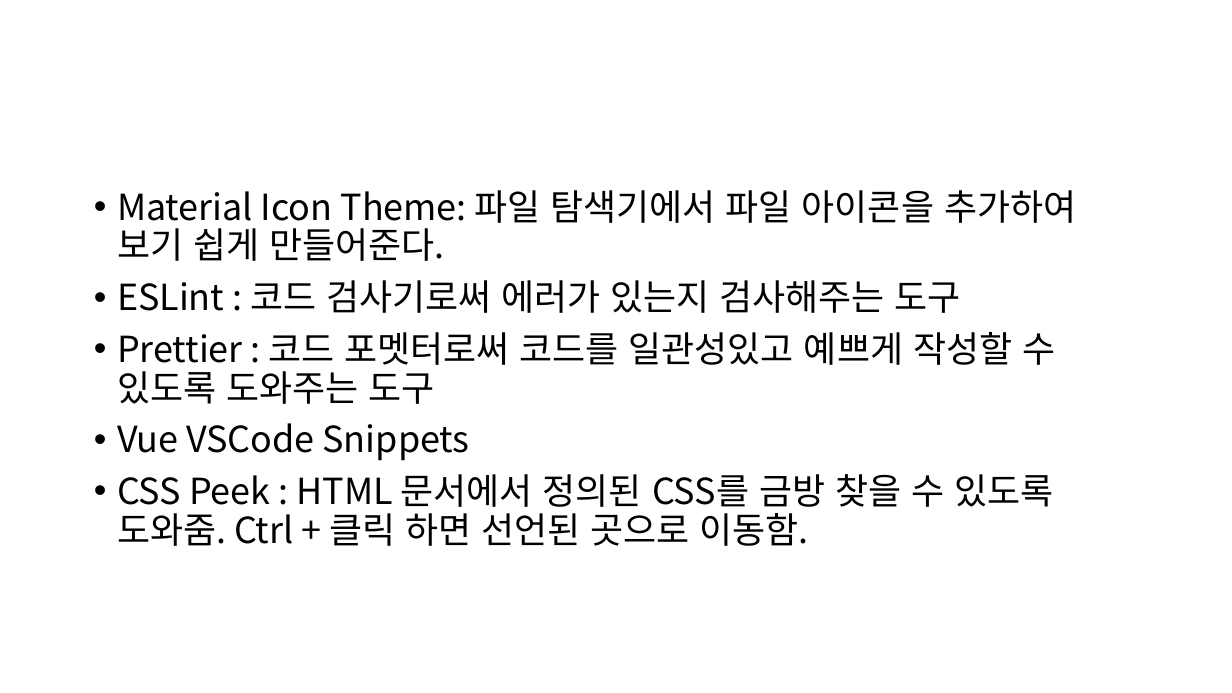
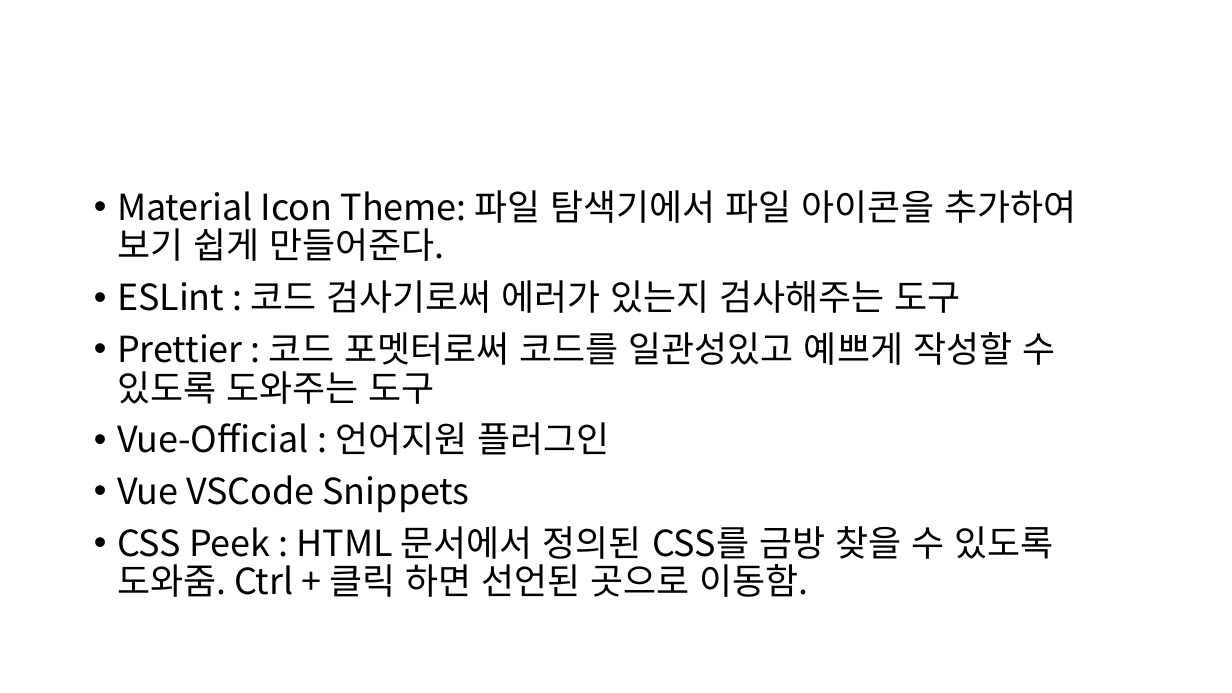
Before and after one commit to 92-seok/wooboWEB-NextJS-migration-, a slide deck: slide 3 of doc/개발환경_설치매뉴얼(Vue.JS).pptx. Drawn at 1232x693 pixels with LibreOffice and Linux fonts; fonts in the diff are those of the drawing. Boxes give left, top, right and bottom in pixels: in the first picture for what was removed or moved away, otherwise in the second. Text is boxed around its words. In the diff, an @@ line names an element or a change of style, - is before the commit and + after.

```diff
--- a/doc/개발환경_설치매뉴얼(Vue.JS).pptx
+++ b/doc/개발환경_설치매뉴얼(Vue.JS).pptx
@@ text at [117,422,609,455]: paragraph added @@
+• Vue-Official : 언어지원 플러그인
```
Also in this commit, not shown: 4 other files.
